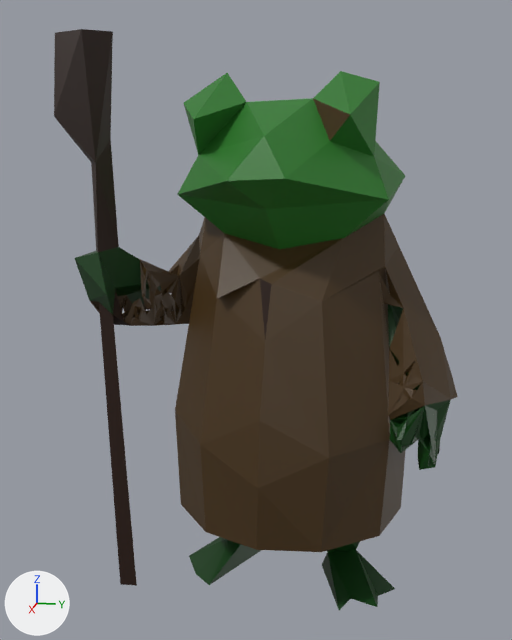
Renders of the glTF model docs/univers/archipeo/personnages/modeles/6e-riviere-creature-nenu/final-1500.glb from each side of a commit.
Camera for both pictures: a 50 mm lens placed at (1.2, 0.207, 0.821), pointed at (-0.024, -0.038, 0.515). The lights are fixed; the arrows at lower left show +X, +Y and +Z. The older version comes first. Vertices at exactly the same position are counted once.
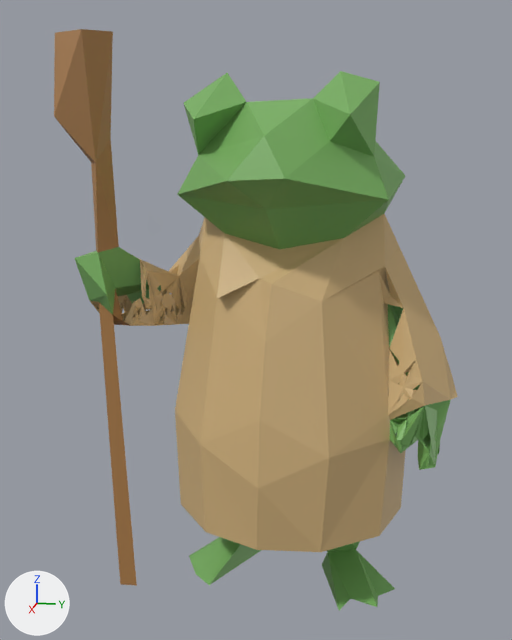
What differs and where, as boxes [x1, y1, x2, y2] in the pictures (512 x 640 px):
```json
{"part": 1, "of": "me_mesh_0", "change": "recoloured", "before": [89, 214, 458, 552], "after": [89, 214, 458, 552], "on screen": "lighter"}
{"part": 2, "of": "me_mesh_0", "change": "recoloured", "before": [54, 29, 451, 610], "after": [54, 29, 451, 610], "on screen": "dark green to green"}
```

Scene script edits in JSON lines:
```json
{"block": "me_mesh_0", "where": "me_mesh_0.from_pydata(...)  # 540 vertices, 1497 faces; spans x -0.237..0.184, y -0.34..0.321, z 0.005..1.0"}
{"block": "me_mesh_0", "where": "# used by ob_mesh_0; location = (0.0, 0.0, 0.0)"}
{"block": "me_mesh_0", "change": "me_mesh_0 part 1: 835 faces centred in x -0.233..0.162, y -0.305..0.316, z 0.208..0.697 are repainted in the vertex colours; the middle colour goes from brown #463112 to brown #cfb07c"}
{"block": "me_mesh_0", "change": "me_mesh_0 part 2: 662 faces centred in x -0.211..0.171, y -0.325..0.295, z 0.014..0.997 are repainted in the vertex colours; the middle colour goes from dark green #043c08 to green #78b060"}
```
